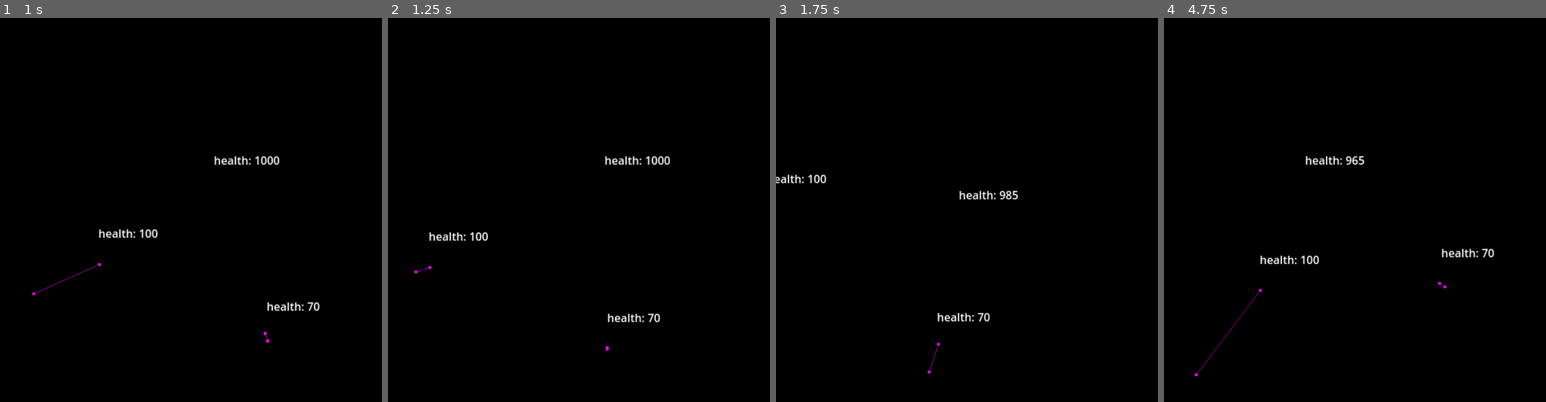
Above: before the commit, frames 1-4 (left to right).
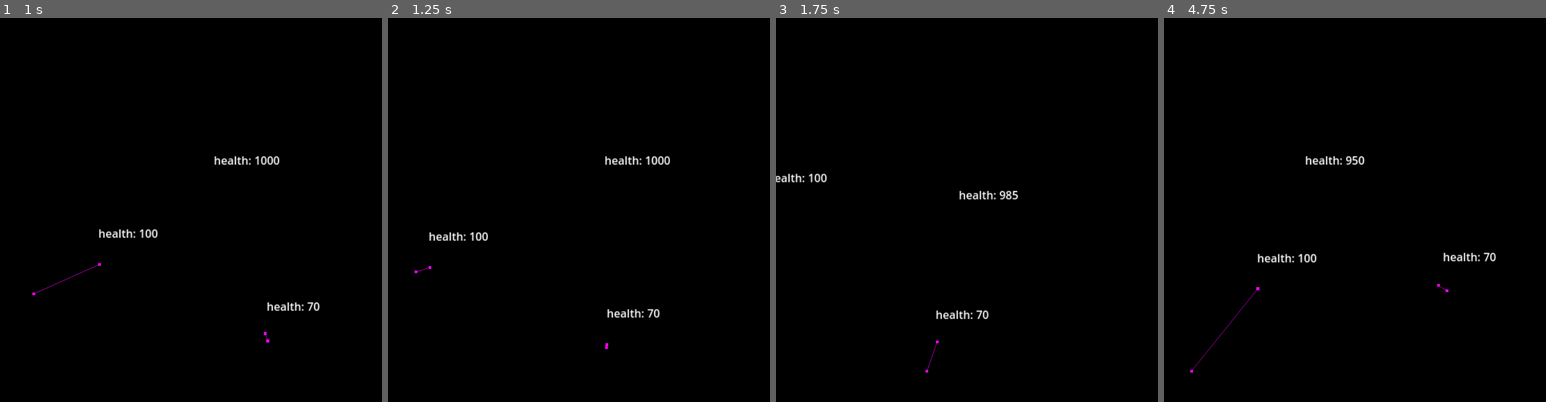
Above: after the commit, the same moments.

Repository: xxxxx-community/TheAihopGG-godot-wild-jam-80
Game: Godot game, scene res://scenes/objects/world/world.tscn
Same seed, same stepped clock (60 frames per second), same inputs: the game is played once before the commit and once after it.
Inputs (mouse positions are in pixels of both pictures, inside the frame that each line leads up to):
- Up to frame 1 (1 s): move the mouse to (278, 190) at 0.52 s; hold D (move_right) from 0.53 s (still down); tap 1 (select_weapon_1) at 0.6 s
- Up to frame 2 (1.25 s): keep holding D (move_right)
- Up to frame 3 (1.75 s): move the mouse to (890, 229) at 1.27 s; release D (move_right) at 1.28 s; hold Down (move_down) from 1.28 s (still down); tap 2 (select_weapon_2) at 1.35 s
- Up to frame 4 (4.75 s): move the mouse to (1397, 121) at 2.02 s; release Down (move_down) at 2.03 s; hold D (move_right) 2.03-2.78 s; tap 3 (select_weapon_3) at 2.1 s; move the mouse to (1339, 286) at 2.77 s; hold Up (move_up) 2.78-3.53 s; click (1339, 286) at 2.85 s; move the mouse to (1473, 267) at 3.52 s; hold A (move_left) from 3.53 s (still down); tap 1 (select_weapon_1) at 3.6 s; move the mouse to (1240, 152) at 4.27 s; tap 2 (select_weapon_2) at 4.35 s

Frame 1 is identical in both runs. In frame 2, 0.3% of the frame differs, in the area x 56-72%, y 75-87%; in frame 3, 0.5%; in frame 4, 0.8%, in the area x 6-87%, y 35-94%.

Commit message:
fix: movement

Diff:
--- a/scenes/characters/enemies/circle_enemy/circle_enemy.gd
+++ b/scenes/characters/enemies/circle_enemy/circle_enemy.gd
@@ -18,7 +18,10 @@
 func _process(delta):
 	navigation_agent.target_position = (target.global_position - global_position).normalized() * -min_distance_to_target + target.global_position
 	next_path_position = navigation_agent.get_next_path_position()
-	move_direction = (next_path_position - global_position).normalized()
+	if global_position.distance_to(next_path_position) > 5:
+		move_direction = (next_path_position - global_position).normalized()
+	else:
+		move_direction = Vector2.ZERO
 
 	super._process(delta)
 
--- a/scenes/characters/enemies/square_enemy/square_enemy.gd
+++ b/scenes/characters/enemies/square_enemy/square_enemy.gd
@@ -18,7 +18,10 @@
 func _process(delta):
 	navigation_agent.target_position = (target.global_position - global_position).normalized() * -min_distance_to_target + target.global_position
 	next_path_position = navigation_agent.get_next_path_position()
-	move_direction = (next_path_position - global_position).normalized()
+	if global_position.distance_to(next_path_position) > 5:
+		move_direction = (next_path_position - global_position).normalized()
+	else:
+		move_direction = Vector2.ZERO
 
 	super._process(delta)
 
--- a/scenes/characters/enemies/triangle_enemy/triangle_enemy.gd
+++ b/scenes/characters/enemies/triangle_enemy/triangle_enemy.gd
@@ -11,6 +11,9 @@
 func _process(delta):
 	navigation_agent.target_position = target.global_position
 	next_path_position = navigation_agent.get_next_path_position()
-	move_direction = (next_path_position - global_position).normalized()
+	if global_position.distance_to(next_path_position) > 5:
+		move_direction = (next_path_position - global_position).normalized()
+	else:
+		move_direction = Vector2.ZERO
 
 	super._process(delta)
